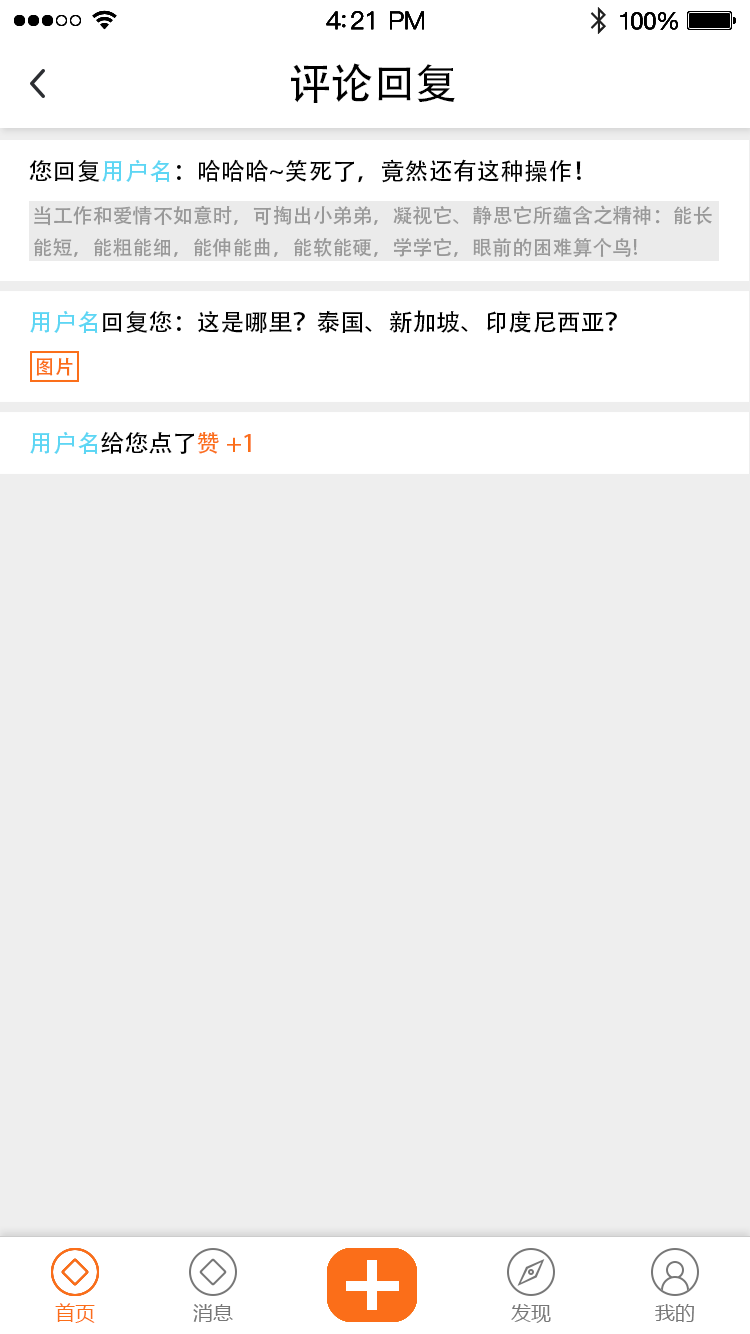
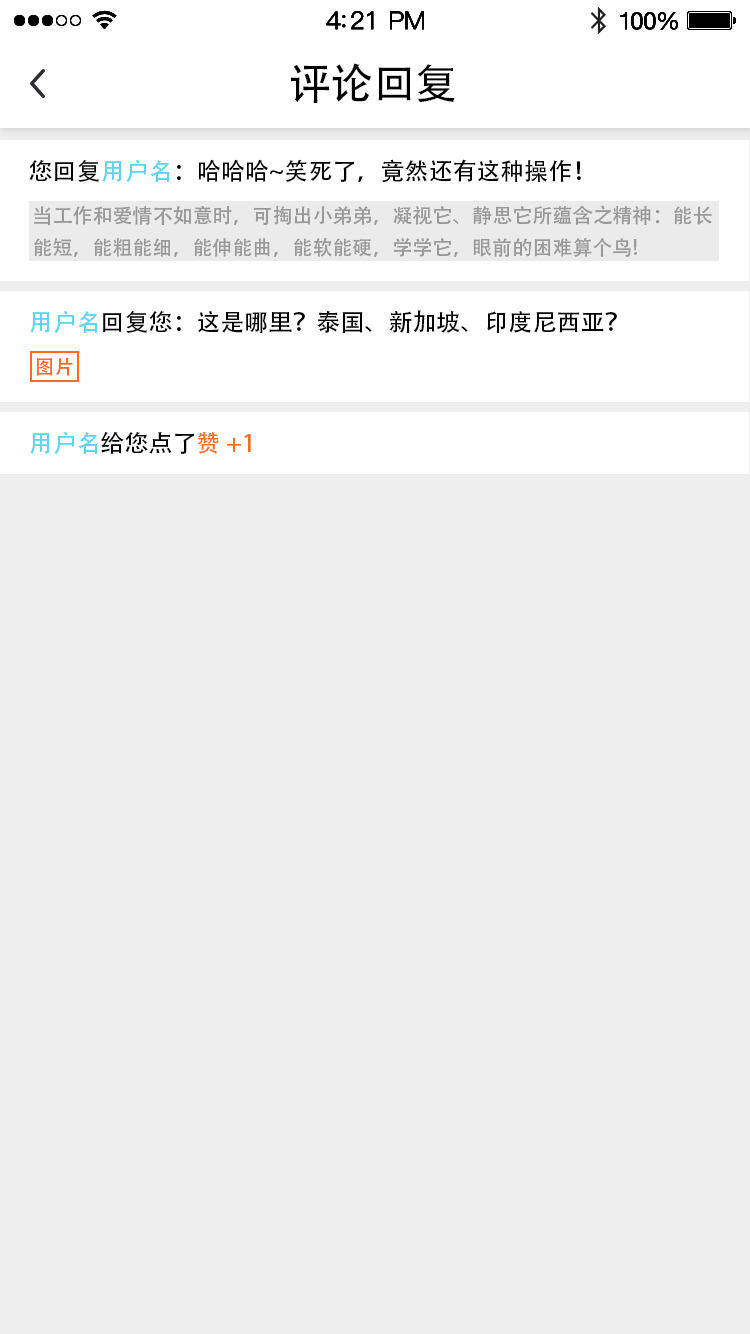
Comparing the layer stacks of the two 750 x 1334 images. Changes:
hid group "底部导航栏" (19 layers) over (0, 1236, 750, 1334)
